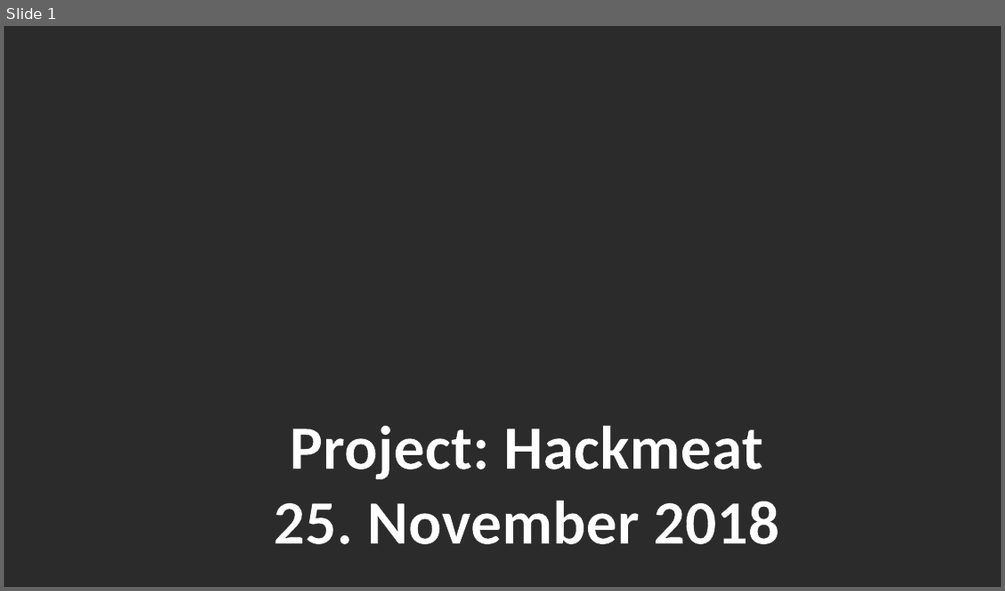
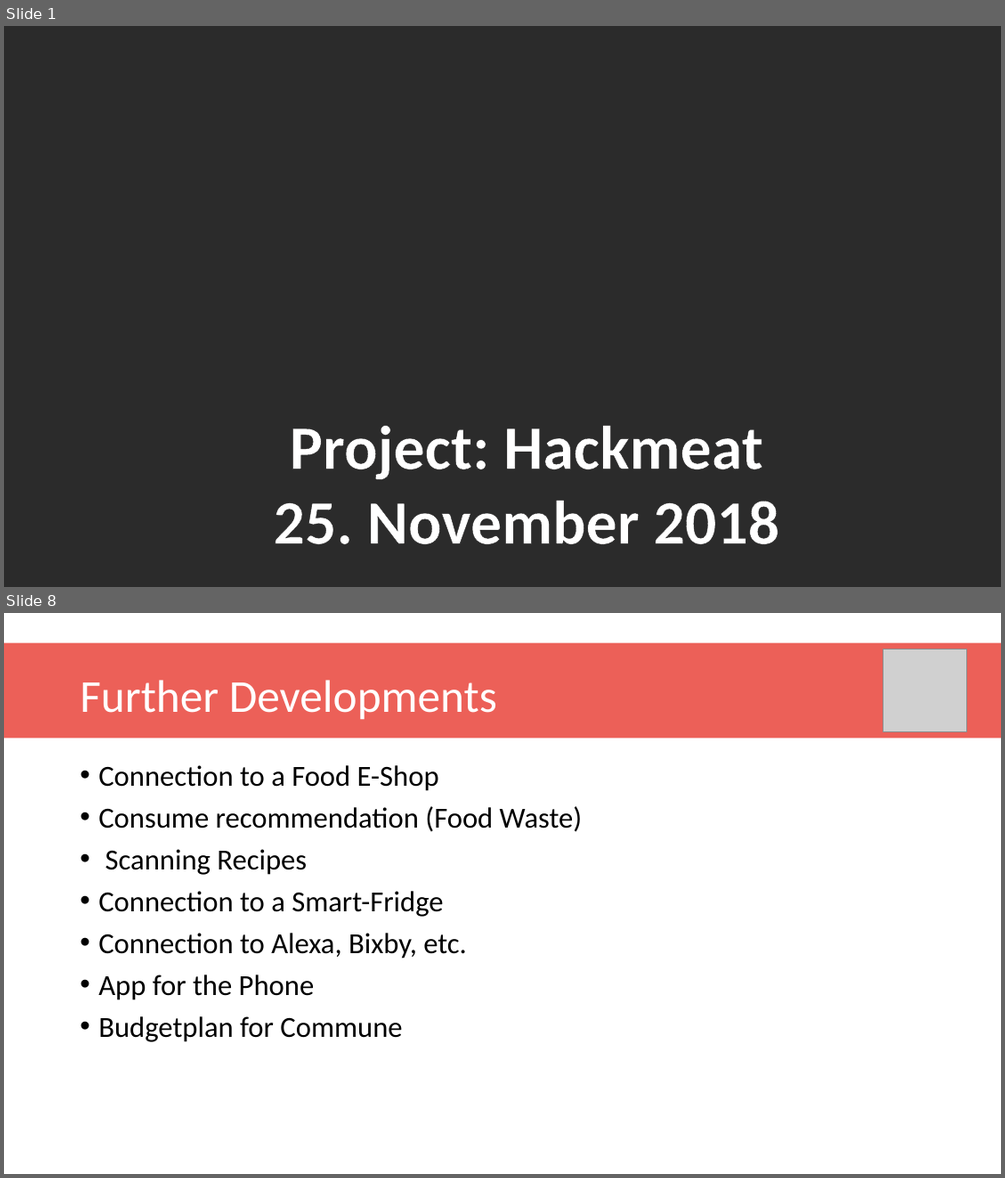
Before and after one commit to dzehnder/hackrecipe, a slide deck: documentation/Presentation Bon App.pptx. Shown one above the other, each under a label of ours: slide 1 before the commit, slides 1 and 8 after it; the slides between them are not shown. The pictures are 1005x591 and 1005x1178 pixels, drawn with LibreOffice and Linux fonts; fonts in the diff are those of the drawing; grey boxes stand for pictures; background and template pictures are left out; a plain dark background stands for a picture behind light text. Boxes give left, top, right and bottom in pixels: in the first picture for what was removed or moved away, otherwise in the second. Text is boxed around its words. In the diff, an @@ line names an element or a change of style, - is before the commit and + after.

```diff
--- a/documentation/Presentation Bon App.pptx
+++ b/documentation/Presentation Bon App.pptx
@@ slide 8 added at box(4, 613, 1001, 1174), background picture (left out) @@
@@ rectangle added at box(4, 643, 1001, 738), fill #EC6058 @@
@@ picture added at box(882, 649, 966, 732) @@
@@ title added at box(80, 680, 497, 720), 44 pt, text #FFFFFF @@
+Further Developments
@@ text added at box(98, 765, 582, 1042), 28 pt, text #000000 @@
+• Connection to a Food E-Shop
+• Consume recommendation (Food Waste)
+• Scanning Recipes
+• Connection to a Smart-Fridge
+• Connection to Alexa, Bixby, etc.
+• App for the Phone
+• Budgetplan for Commune
```
Also in this commit, not shown: 6 slides changed, 1 other slide added.
